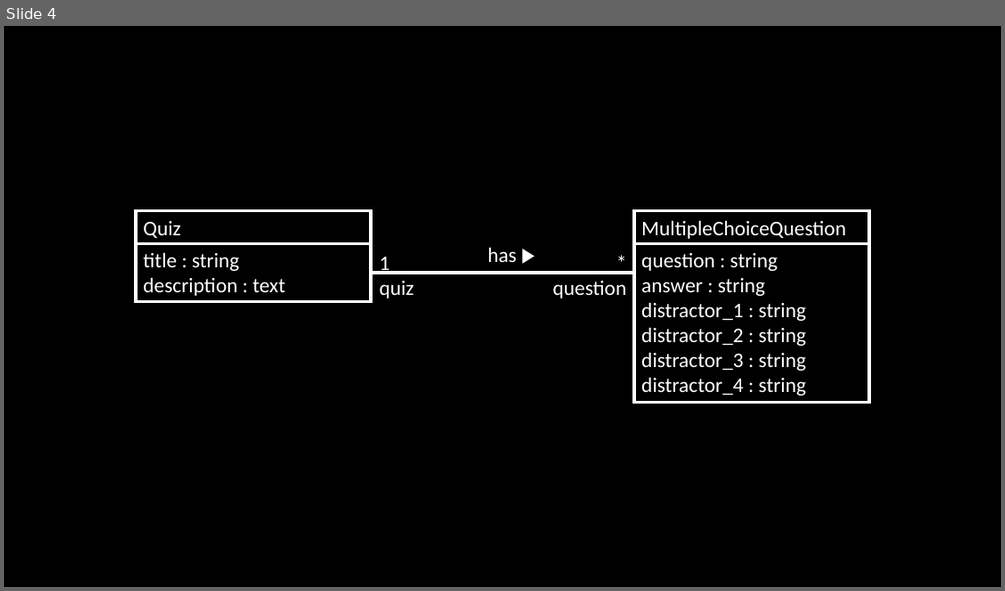
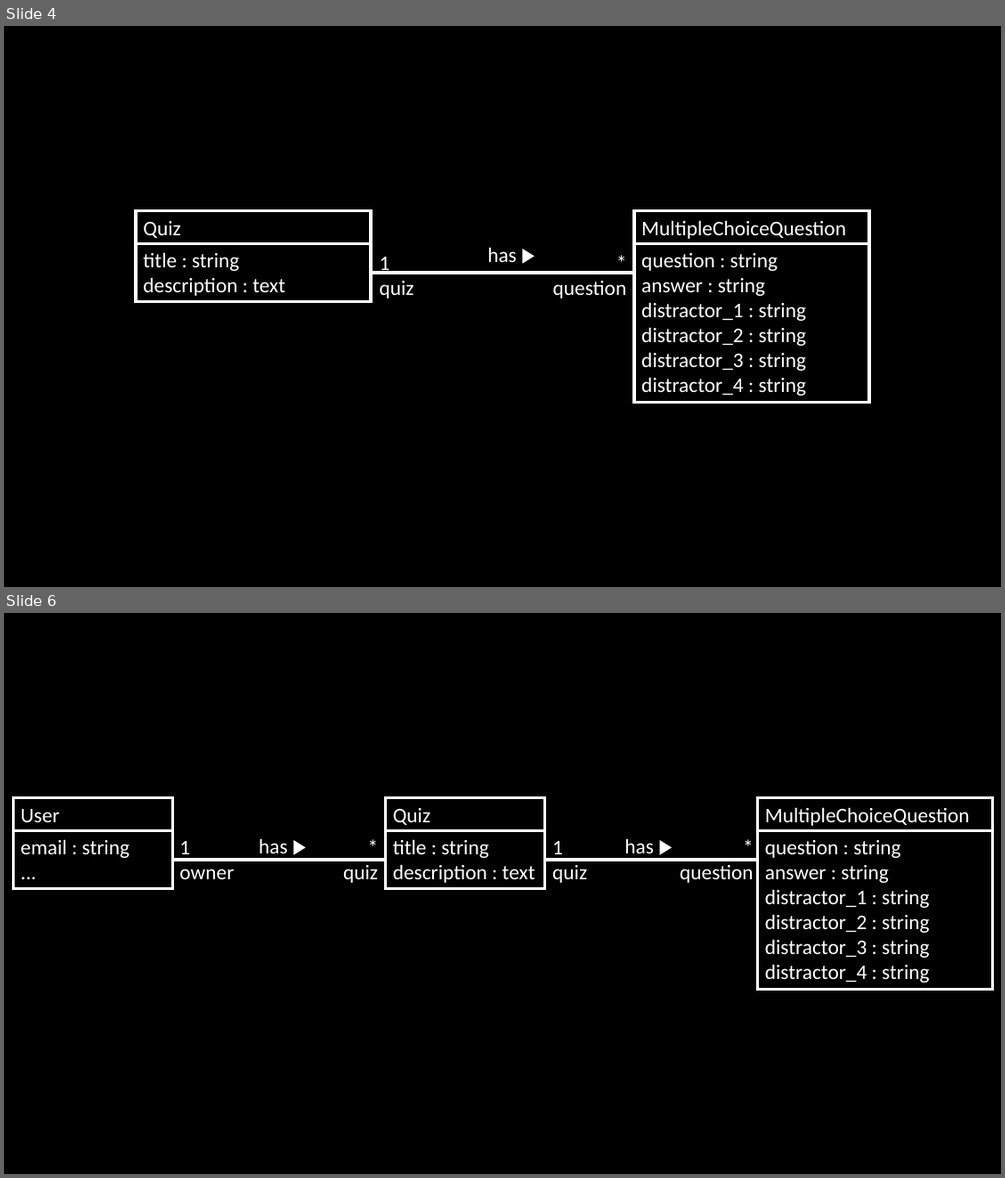
Before and after one commit to scott-fleming/wapp, a slide deck: docs/model-class-diagram.pptx. Shown one above the other, each under a label of ours: slide 4 before the commit, slides 4 and 6 after it; the slides between them are not shown. The pictures are 1005x591 and 1005x1178 pixels, drawn with LibreOffice and Linux fonts; fonts in the diff are those of the drawing. Boxes give left, top, right and bottom in pixels: in the first picture for what was removed or moved away, otherwise in the second. Text is boxed around its words. In the diff, an @@ line names an element or a change of style, - is before the commit and + after.

```diff
--- a/docs/model-class-diagram.pptx
+++ b/docs/model-class-diagram.pptx
@@ slide 6 added at bbox=[4, 613, 1001, 1174], background #000000 @@
@@ rectangle added at bbox=[13, 798, 172, 831], outline #FFFFFF 3 pt, 20 pt, text #FFFFFF @@
+User
@@ rectangle added at bbox=[386, 798, 544, 831], outline #FFFFFF 3 pt, 20 pt, text #FFFFFF @@
+Quiz
@@ rectangle added at bbox=[758, 798, 993, 831], outline #FFFFFF 3 pt, 20 pt, text #FFFFFF @@
+MultipleChoiceQuestion
@@ rectangle added at bbox=[13, 831, 172, 888], outline #FFFFFF 3 pt, 20 pt, text #FFFFFF @@
+email : string
+...
@@ text added at bbox=[179, 841, 234, 879], 20 pt, text #FFFFFF @@
+1
+owner
@@ text added at bbox=[259, 838, 288, 859], 20 pt, text #FFFFFF @@
+has ▶︎
@@ rectangle added at bbox=[386, 831, 544, 888], outline #FFFFFF 3 pt, 20 pt, text #FFFFFF @@
+title : string
+description : text
@@ text added at bbox=[552, 841, 587, 883], 20 pt, text #FFFFFF @@
+1
+quiz
@@ text added at bbox=[624, 838, 654, 859], 20 pt, text #FFFFFF @@
+has ▶︎
@@ rectangle added at bbox=[758, 831, 993, 989], outline #FFFFFF 3 pt, 20 pt, text #FFFFFF @@
+question : string
+answer : string
+distractor_1 : string
+distractor_2 : string
+distractor_3 : string
+distractor_4 : string
@@ line added from (172, 860) to (386, 860), #FFFFFF 3 pt @@
@@ text added at bbox=[343, 865, 378, 883], 20 pt, text #FFFFFF @@
+*
+quiz
@@ line added from (544, 860) to (758, 860), #FFFFFF 3 pt @@
@@ text added at bbox=[680, 865, 753, 883], 20 pt, text #FFFFFF @@
+*
+question
```
Also in this commit, not shown: 2 slides changed, 1 other slide added, 3 other files.
